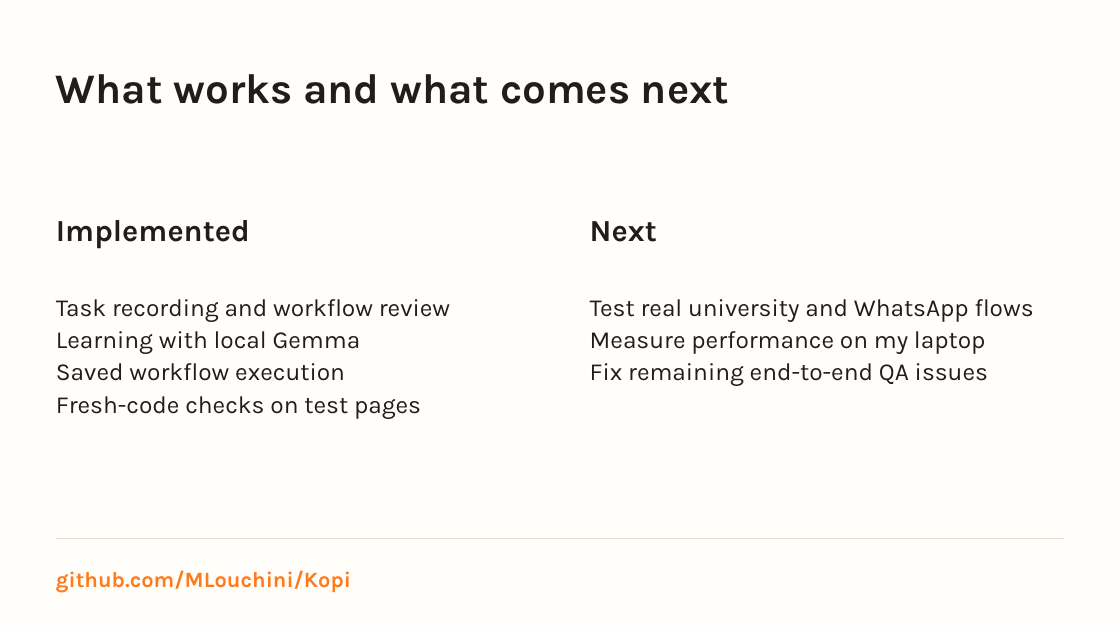
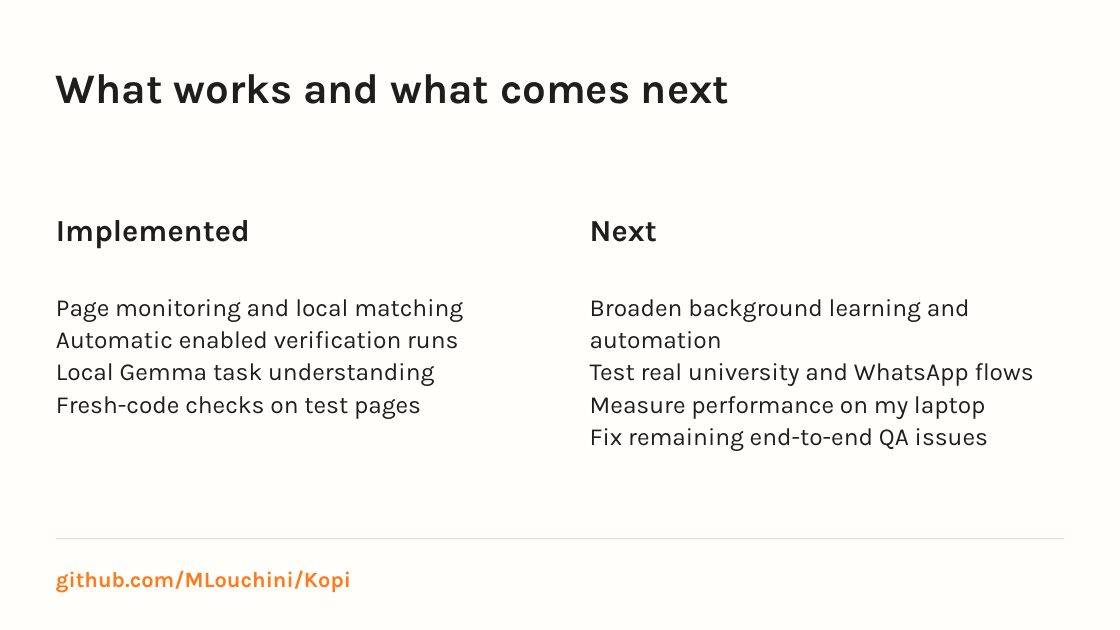
Before and after one commit to MLouchini/Kopi, a slide deck: slide 8 of docs/presentation/Kopi-Hackathon-Pitch.pptx. Drawn at 1120x630 pixels with LibreOffice and Linux fonts; fonts in the diff are those of the drawing. Boxes give left, top, right and bottom in pixels: in the first picture for what was removed or moved away, otherwise in the second. Text is boxed around its words. In the diff, an @@ line names an element or a change of style, - is before the commit and + after.

Commit message:
Emphasize automatic background execution in Kopi pitch

```diff
--- a/docs/presentation/Kopi-Hackathon-Pitch.pptx
+++ b/docs/presentation/Kopi-Hackathon-Pitch.pptx
@@ text at <box>56,299,463,386</box>: text changed @@
-Task recording and workflow review
-Learning with local Gemma
-Saved workflow execution
+Page monitoring and local matching
+Automatic enabled verification runs
+Local Gemma task understanding
@@ text at <box>590,299,970,349</box>: paragraph added @@
+Broaden background learning and automation
```
Also in this commit, not shown: 5 other slides changed, 1 other file.
